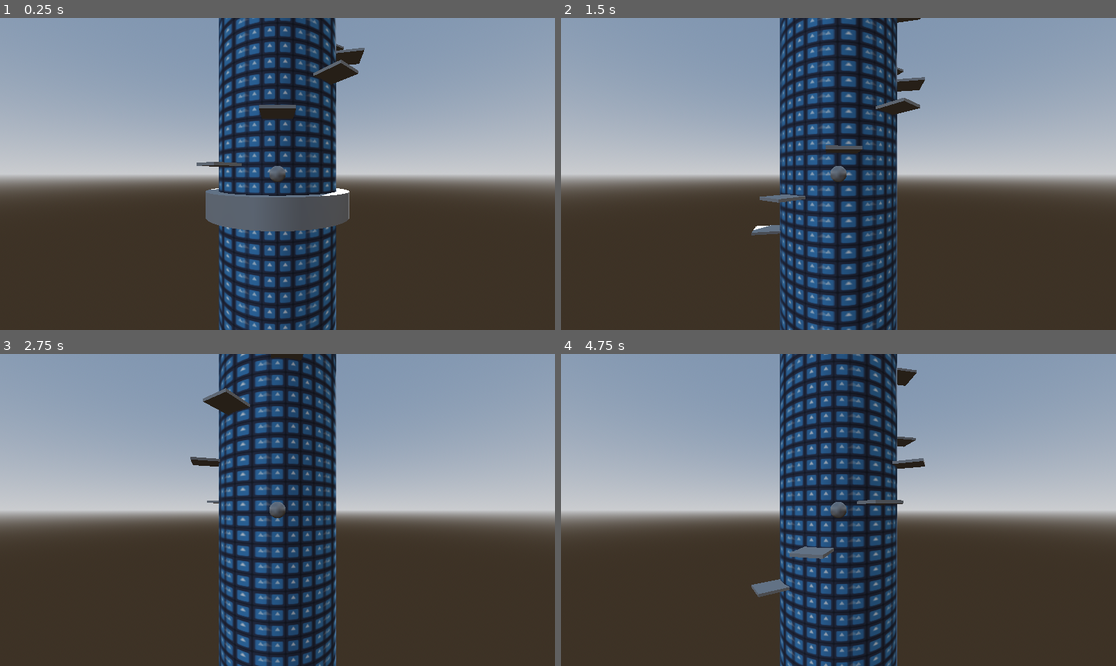
Above: before the commit, frames 1-4 (two rows, left to right).
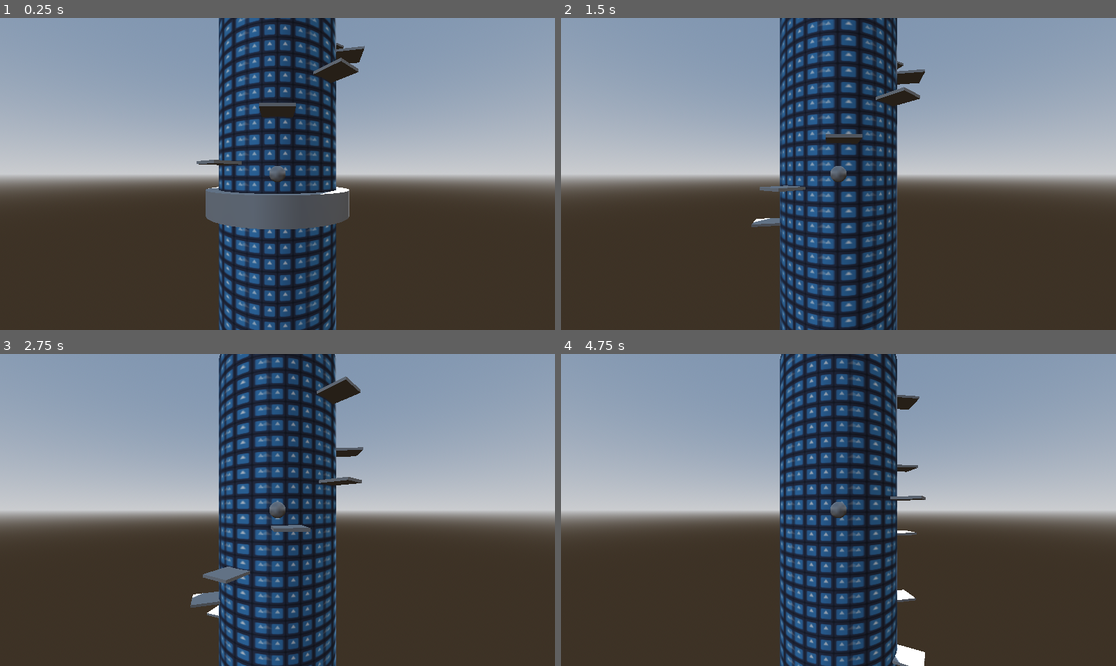
Above: after the commit, the same moments.

Repository: safgd/Infinite-Jump-Game
Game: Godot game, scene res://Scenes/game.tscn
The game is run twice, just before and just after one commit, with the same random seed, the same clock (stepped at 60 frames per second) and the same inputs. The engine's default icon, where the game draws it, is replaced by a stand-in: a white triangle on a blue panel in a dark square.
Inputs:
- Up to frame 1 (0.25 s): no input
- Up to frame 2 (1.5 s): tap Enter (ui_accept) at 0.5, 0.77 s; hold Right (ui_right) 0.53-1.28 s; hold Down (ui_down) from 1.28 s (still down)
- Up to frame 3 (2.75 s): tap Enter (ui_accept) at 1.52 s; release Down (ui_down) at 2.03 s; hold Right (ui_right) from 2.03 s (still down)
- Up to frame 4 (4.75 s): release Right (ui_right) at 2.78 s; hold Up (ui_up) 2.78-3.53 s; tap Enter (ui_accept) at 3.02, 3.77, 4.52 s; hold Left (ui_left) from 3.53 s (still down)

The runs differ from the first frame. In frame 1, 5.8% of the frame differs, in the area x 35-66%, y 0-100%; in frame 2, 13%; in frame 3, 7.8%; in frame 4, 14%, in the area x 34-66%, y 0-100%.

Commit message:
bug fixes and platform made passable through
fixed:

-some platforms randomly vanishing although the player is below them -> now it's checked if the player is above them

-since new platforms are duplicated of the last one, the breakable-property didn't reset -> now it does

platforms:

-are changed from staticBodies to area3Ds, so the player can jump through them from below

Diff:
--- a/Scenes/death_zone.tscn
+++ b/Scenes/death_zone.tscn
@@ -12,4 +12,5 @@
 [node name="CollisionShape3D" type="CollisionShape3D" parent="." unique_id=34418685]
 shape = SubResource("CylinderShape3D_ankl2")
 
+[connection signal="area_entered" from="." to="." method="_on_area_entered"]
 [connection signal="body_entered" from="." to="." method="_on_body_entered"]
--- a/Scenes/platform.tscn
+++ b/Scenes/platform.tscn
@@ -5,13 +5,10 @@
 [sub_resource type="BoxMesh" id="BoxMesh_ndhib"]
 size = Vector3(2, 0.2, 4)
 
-[sub_resource type="BoxShape3D" id="BoxShape3D_1rc8e"]
-size = Vector3(1.8, 0.2, 4)
-
 [sub_resource type="BoxShape3D" id="BoxShape3D_tvo2v"]
 size = Vector3(2, 0.2, 4)
 
-[node name="Platform" type="StaticBody3D" unique_id=221532819]
+[node name="Platform" type="Area3D" unique_id=551179388]
 script = ExtResource("1_1rc8e")
 move_dist = 0.2
 
@@ -19,14 +16,9 @@
 transform = Transform3D(1, 0, 0, 0, 1, 0, 0, 0, 1, 0, 0, 5)
 mesh = SubResource("BoxMesh_ndhib")
 
-[node name="Area3D" type="Area3D" parent="MeshInstance3D" unique_id=1960933964]
-
-[node name="CollisionShape3D" type="CollisionShape3D" parent="MeshInstance3D/Area3D" unique_id=1972843799]
-transform = Transform3D(1, 0, 0, 0, 1, 0, 0, 0, 1, 0, 0.05542016, 0)
-shape = SubResource("BoxShape3D_1rc8e")
-
 [node name="CollisionShape3D" type="CollisionShape3D" parent="." unique_id=144056340]
 transform = Transform3D(1, 0, 0, 0, 1, 0, 0, 0, 1, 0, 0, 5)
 shape = SubResource("BoxShape3D_tvo2v")
 
-[connection signal="body_exited" from="MeshInstance3D/Area3D" to="." method="_on_area_3d_body_exited"]
+[connection signal="body_entered" from="." to="." method="_on_body_entered"]
+[connection signal="body_exited" from="." to="." method="_on_body_exited"]
--- a/Scripts/cylinder_map.gd
+++ b/Scripts/cylinder_map.gd
@@ -30,7 +30,7 @@
 	if platform_tokens > 0:
 		platform_tokens -= 1
 	else:
-		print("no platform tokens left")
+		#print("no platform tokens left")
 		return
 
 	if last_plat:
@@ -40,6 +40,7 @@
 
 
 	platforms.add_child(last_plat)
+	last_plat.breakable = false
 	last_plat.parent_map = self
 	last_plat.global_position.y += plat_dist_y
 	var new_rotation: float = last_plat.rotation_degrees.y
--- a/Scripts/death_zone.gd
+++ b/Scripts/death_zone.gd
@@ -1,8 +1,11 @@
 extends Area3D
 
 func _on_body_entered(body: Node3D) -> void:
-	if body is Platform:
-		(body as Platform).destroy()
-	elif body is Player:
+	if body is Player:
 		print("Game Over")
 		get_tree().call_deferred("reload_current_scene")
+
+
+func _on_area_entered(area: Area3D) -> void:
+	if area is Platform:
+		(area as Platform).destroy()
--- a/Scripts/platform.gd
+++ b/Scripts/platform.gd
@@ -1,5 +1,5 @@
 class_name Platform
-extends StaticBody3D
+extends Area3D
 
 var move_tween: Tween
 @export var move_dist: float = 4.0
@@ -17,11 +17,15 @@
 	if move_tween:
 		move_tween.stop()
 
-func _on_area_3d_body_exited(body: Node3D) -> void:
-	if breakable and body is Player:
-		destroy()
-
-
 func destroy()->void:
 	parent_map.platform_tokens += 1
 	call_deferred("queue_free")
+
+
+func _on_body_entered(body: Node3D) -> void:
+	if body is Player:
+		(body as Player).jump()
+
+func _on_body_exited(body: Node3D) -> void:
+	if breakable and body is Player and body.global_position.y > global_position.y:
+		destroy()
--- a/Scripts/player.gd
+++ b/Scripts/player.gd
@@ -7,15 +7,20 @@
 @export var speed: float = 5.0
 @export var jump_velocity = 4.5
 var started: bool = false
+@export var gravity_force: float = -12
+var gravity: Vector3
 
+func _ready() -> void:
+	gravity = Vector3(0, gravity_force, 0)
 
 func _physics_process(delta: float) -> void:
 	# Add the gravity.
 
 	if not is_on_floor():
-		velocity += get_gravity() * delta
+		velocity += gravity * delta
 	elif started:
-		jump()
+		#jump()
+		pass
 
 	# Handle jump.
 	if not started and Input.is_action_just_pressed("ui_accept"):
